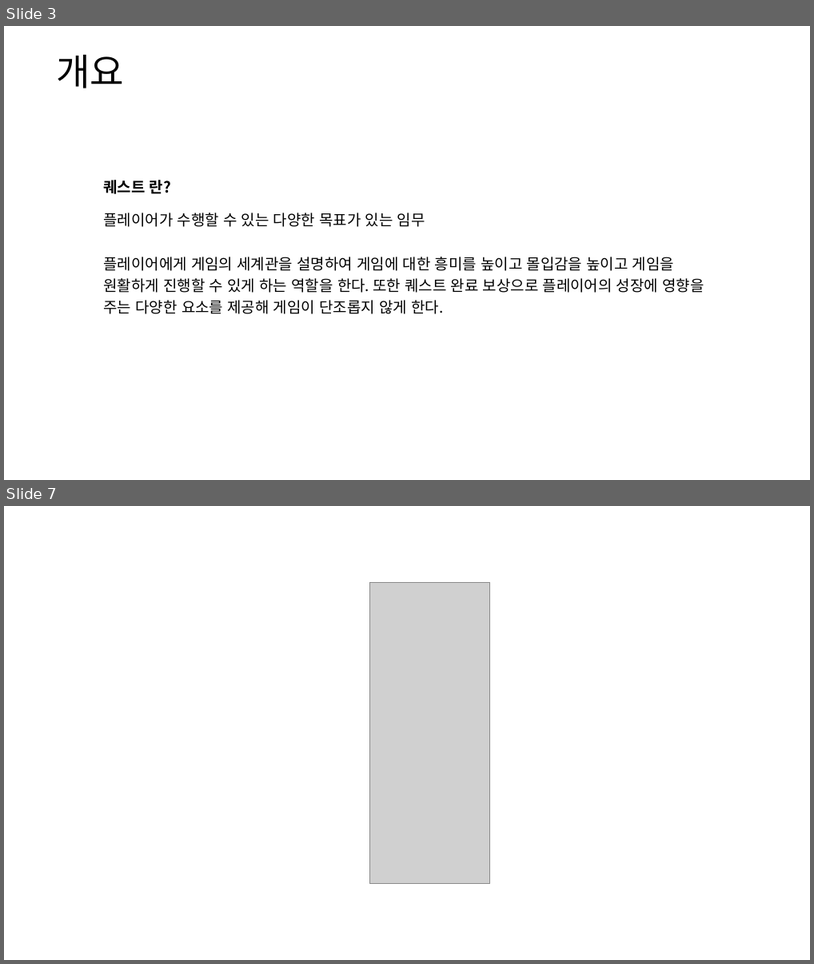
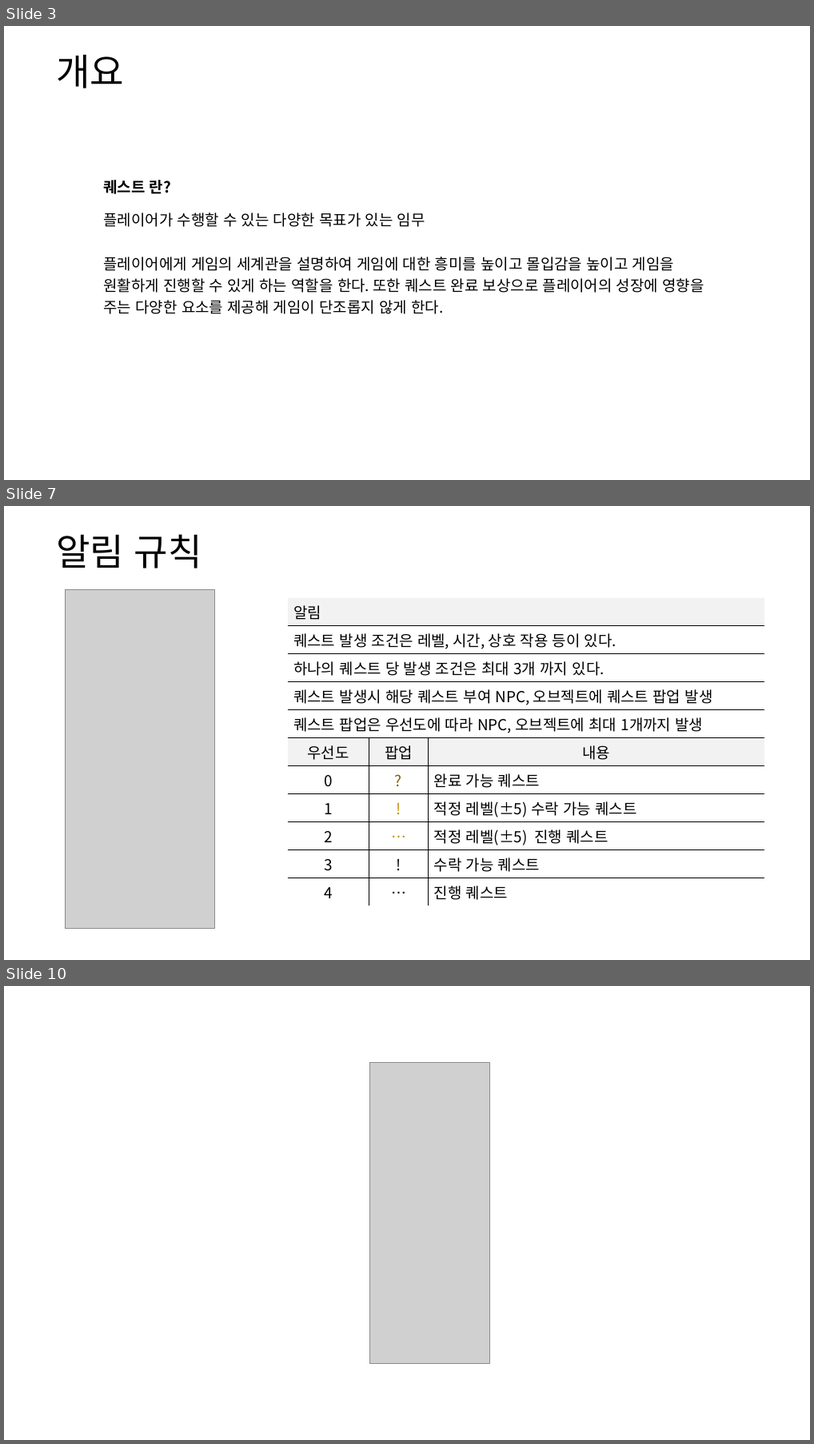
Before and after one commit to yjk0401/unityenginebasic_9th, a slide deck: 기획/방랑엽사전/퀘스트 시스템 기획서.pptx. Shown one above the other, each under a label of ours: slides 3 and 7 before the commit, slides 3, 7 and 10 after it; the slides between them are not shown. The pictures are 814x964 and 814x1444 pixels, drawn with LibreOffice and Linux fonts; fonts in the diff are those of the drawing; grey boxes stand for pictures. Boxes give left, top, right and bottom in pixels: in the first picture for what was removed or moved away, otherwise in the second. Text is boxed around its words. In the diff, an @@ line names an element or a change of style, - is before the commit and + after.

```diff
--- a/기획/방랑엽사전/퀘스트 시스템 기획서.pptx
+++ b/기획/방랑엽사전/퀘스트 시스템 기획서.pptx
@@ slide 7 added at [4,506,810,960], background #FFFFFF @@
@@ text added at [56,534,202,568], 44 pt, text #000000 @@
+알림 규칙
@@ picture added at [65,589,214,928] @@
@@ table added at [288,598,765,903], 11 rows, 3 columns @@
+알림 |  | 
+퀘스트 발생 조건은 레벨, 시간, 상호 작용 등이 있다. |  | 
+하나의 퀘스트 당 발생 조건은 최대 3개 까지 있다. |  | 
+퀘스트 발생시 해당 퀘스트 부여 NPC, 오브젝트에 퀘스트 팝업 발생 |  | 
+퀘스트 팝업은 우선도에 따라 NPC, 오브젝트에 최대 1개까지 발생 |  | 
+우선도 | 팝업 | 내용
+0 | ? | 완료 가능 퀘스트
+1 | ! | 적정 레벨(±5) 수락 가능 퀘스트
+2 | … | 적정 레벨(±5) 진행 퀘스트
+3 | ! | 수락 가능 퀘스트
+4 | … | 진행 퀘스트
@@ what was slide 7 is now slide 10 @@
```
Also in this commit, not shown: 3 slides changed, 2 other slides added, 3 other files.
